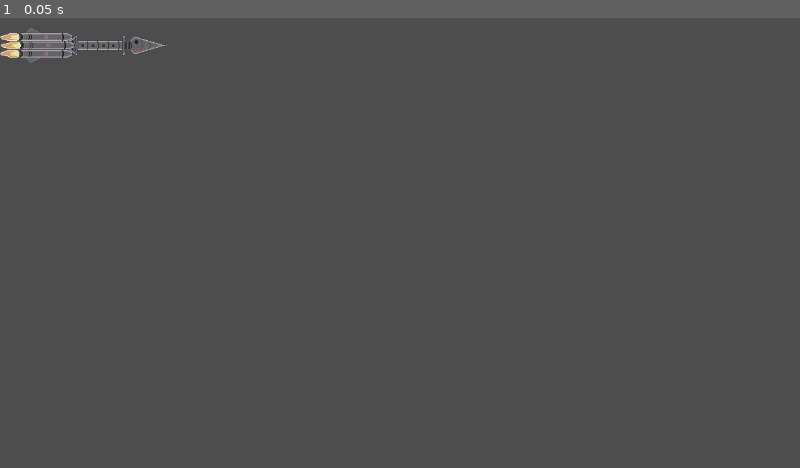
Above: before the commit, frame 1.
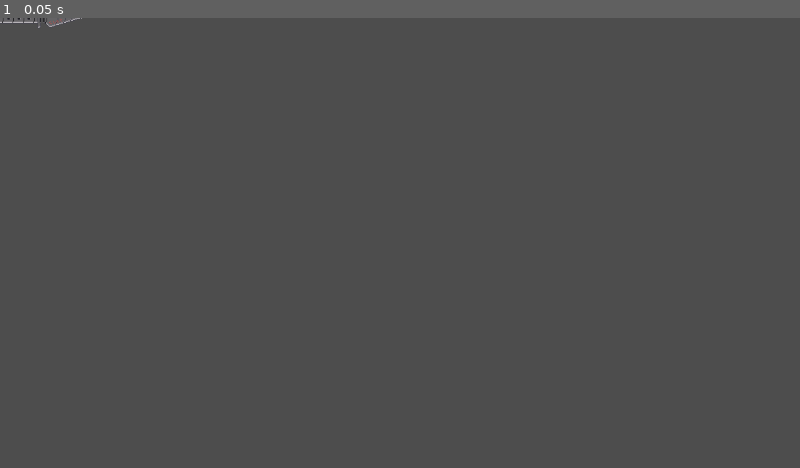
Above: after the commit, the same moment.

Repository: IsaacAmann/Space-MMO-Server
Game: Godot game, scene res://Ships/SovietRocketOne/SovietRocketOne.tscn
Two runs of this game, one before a commit and one after it. Both use one fixed random seed, a clock stepped at 60 frames per second and the inputs below. This scene is started directly instead of the project's main scene.
Inputs:
- Up to frame 1 (0.05 s): no input

The runs differ from the first frame. In frame 1, 0.5% of the frame differs, in the area x 0-21%, y 0-10%.

Commit message:
Modified entity system to use geometry from dyn4j library

Diff:
--- a/godot-client/Ships/SovietRocketOne/SovietRocketOne.tscn
+++ b/godot-client/Ships/SovietRocketOne/SovietRocketOne.tscn
@@ -7,7 +7,7 @@
 size = Vector2(231, 34)
 
 [node name="SovietRocketOne" type="CharacterBody2D"]
-position = Vector2(0, 1)
+position = Vector2(-122, -38)
 script = ExtResource("1_sphie")
 
 [node name="CollisionShape2D" type="CollisionShape2D" parent="."]
Not shown, changed: backend/build.gradle
Not shown, changed: backend/src/main/java/com/SpaceMMO/GameManagement/EntitySystem/BasicEntity.java
Not shown, changed: backend/src/main/java/com/SpaceMMO/GameManagement/EntitySystem/GameEntity.java
Not shown, changed: backend/src/main/java/com/SpaceMMO/GameManagement/EntitySystem/PlayerEntity.java
Not shown, changed: backend/src/main/java/com/SpaceMMO/GameManagement/QuadTree/QuadTreeNode.java
Not shown, changed: backend/src/main/java/com/SpaceMMO/GameManagement/SectorSystem/Sector.java
Not shown, changed: backend/src/main/java/com/SpaceMMO/GameManagement/WebSocketServer/GameNetworkingProtocol/EntitySystemHandlers.java
